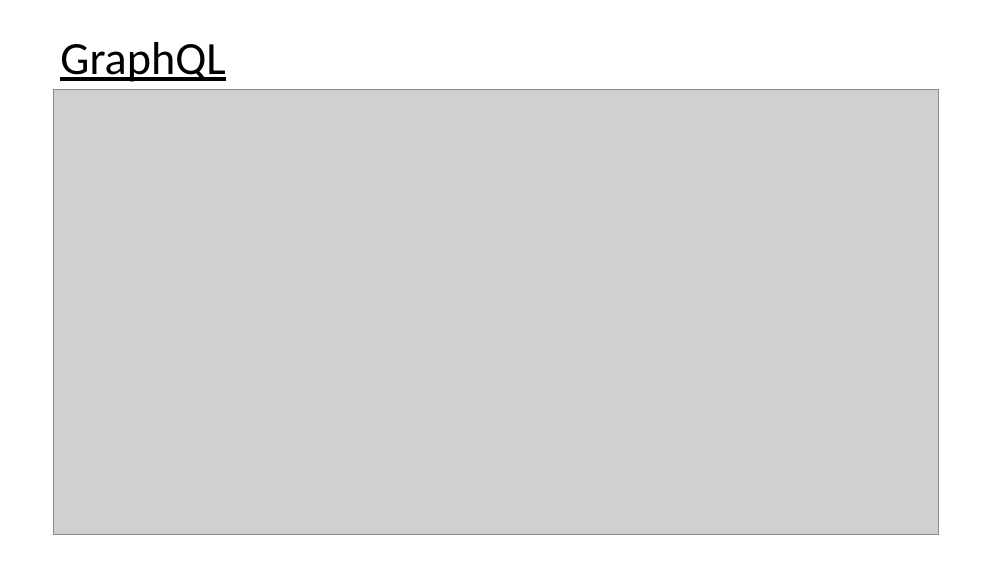
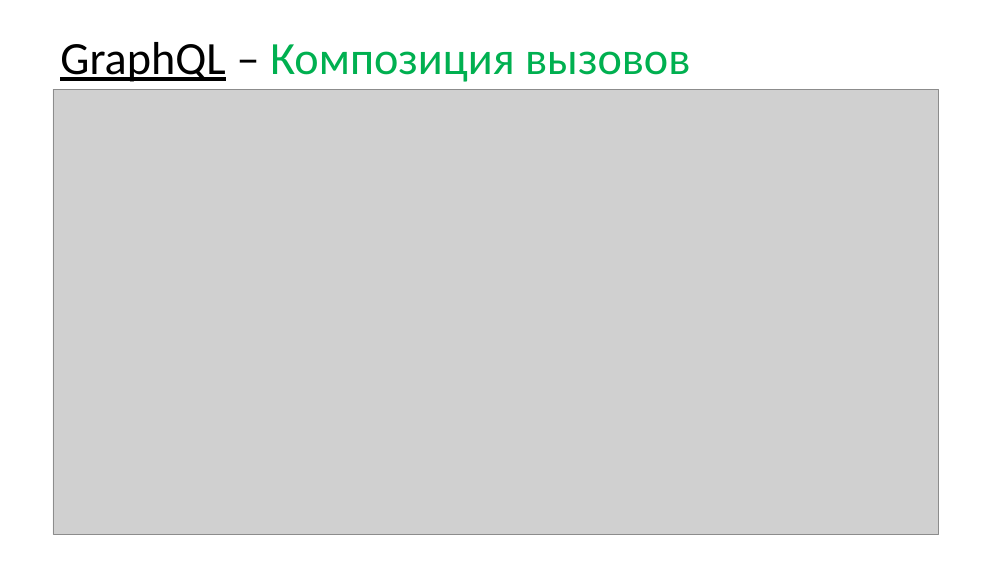
Before and after one commit to asbeseda/graphql-demo, a slide deck: slide 14 of graphql-spring-node.pptx (slide 10 before the commit). Drawn at 1008x567 pixels with LibreOffice and Linux fonts; fonts in the diff are those of the drawing; grey boxes stand for pictures. Boxes give left, top, right and bottom in pixels: in the first picture for what was removed or moved away, otherwise in the second. Text is boxed around its words. In the diff, an @@ line names an element or a change of style, - is before the commit and + after.

```diff
--- a/graphql-spring-node.pptx
+++ b/graphql-spring-node.pptx
@@ title at <box>60,42,690,82</box>: text changed; text colour #000000 to #00B050 @@
-GraphQL
+GraphQL – Композиция вызовов
```
Also in this commit, not shown: 5 other slides changed, 9 slides added, 27 other files.
